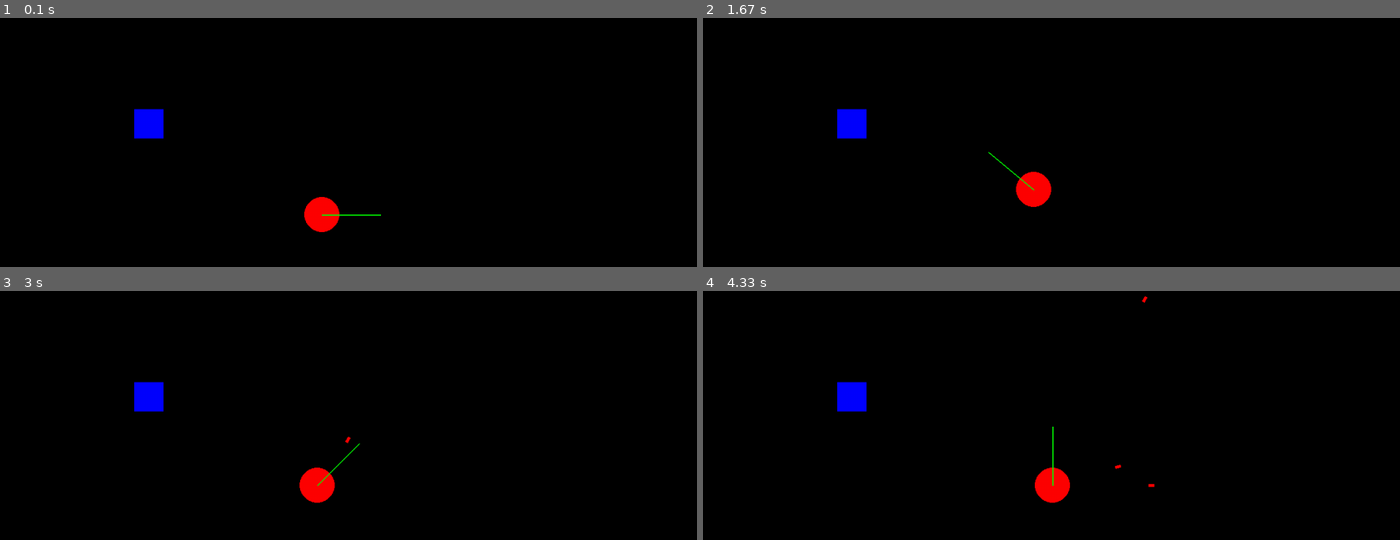
Above: before the commit, frames 1-4 (two rows, left to right).
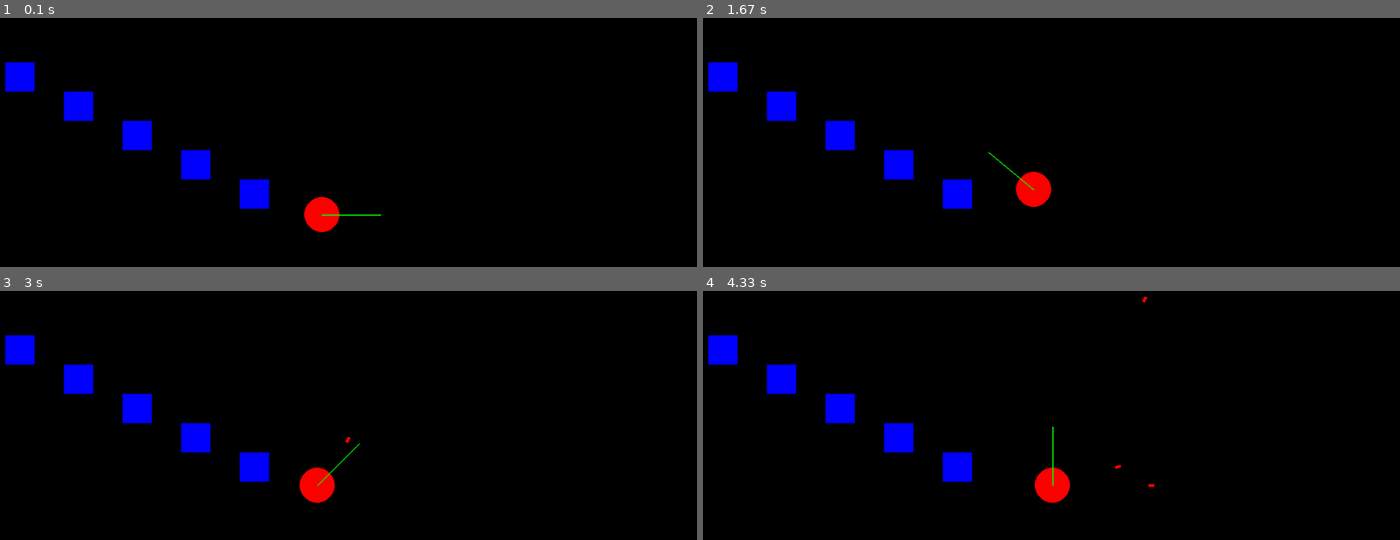
Above: after the commit, the same moments.

Repository: sprout88/pygame_shooting
Game: pygame game, started from keyboard_controlled_instance.py
The game is run twice, just before and just after one commit, with the same random seed, the same clock (stepped at 60 frames per second) and the same inputs.
Inputs:
- Up to frame 1 (0.1 s): no input
- Up to frame 2 (1.67 s): hold Right 0.33-0.8 s; hold Up 0.83-1.13 s; hold Right 1.17-1.63 s
- Up to frame 3 (3 s): hold Left 1.67-2.2 s; hold Down 2.23-2.53 s; tap Space at 2.57, 2.97 s; hold Left from 2.9 s (still down)
- Up to frame 4 (4.33 s): tap Space at 3.27, 3.4, 3.8, 4.1 s; release Left at 3.3 s; hold Up 3.33-3.7 s; hold Right from 3.73 s (still down)

The runs differ from the first frame. In frame 1, 2.7% of the frame differs, in the area x 0-39%, y 17-77%; in frame 2, 2.7%; in frame 3, 2.7%; in frame 4, 2.7%.

Commit message:
feat multiple wall by map

Diff:
--- a/keyboard_controlled_instance.py
+++ b/keyboard_controlled_instance.py
@@ -37,9 +37,31 @@
 player_centerx = SCREEN_WIDTH // 2
 player_centery = SCREEN_HEIGHT // 2
 
-# 벽 설정
+# 벽을 관리하는 Map 클래스
+class Map:
+    def __init__(self, walls):
+        self.walls = walls  # 벽의 좌표와 크기를 포함한 리스트
+
+    def draw(self, surface):
+        for wall in self.walls:
+            pygame.draw.rect(surface, BLUE, wall)
+
+    def check_collision(self, rect):
+        for wall in self.walls:
+            if rect.colliderect(wall):
+                return True
+        return False
+
+# 벽 배열 설정
 wall_size = 50
-wall_rect = pygame.Rect(SCREEN_WIDTH // 4, SCREEN_HEIGHT // 4, wall_size, wall_size)
+walls = [
+    pygame.Rect(100, 100, wall_size, wall_size),
+    pygame.Rect(200, 150, wall_size, wall_size),
+    pygame.Rect(300, 200, wall_size, wall_size),
+    pygame.Rect(400, 250, wall_size, wall_size),
+    pygame.Rect(500, 300, wall_size, wall_size),
+]
+game_map = Map(walls)
 
 # 총알 그래픽 설정
 def draw_rotated_bullet(surface, color, center, width, height, angle):
@@ -49,10 +71,6 @@
     rotated_bullet = pygame.transform.rotate(bullet_surface, -angle)
     rotated_rect = rotated_bullet.get_rect(center=center)
     surface.blit(rotated_bullet, rotated_rect.topleft)
-
-def check_collision(rect1, rect2):
-    """두 사각형이 충돌하는지 검사합니다."""
-    return rect1.colliderect(rect2)
 
 # 게임 루프 변수
 running = True
@@ -92,7 +110,7 @@
 
     # 플레이어의 충돌 검사 및 위치 업데이트
     new_player_rect = pygame.Rect(new_player_centerx - player_radius, new_player_centery - player_radius, player_radius * 2, player_radius * 2)
-    if not check_collision(new_player_rect, wall_rect):
+    if not game_map.check_collision(new_player_rect):
         player_centerx = new_player_centerx
         player_centery = new_player_centery
 
@@ -116,6 +134,9 @@
     # 화면 업데이트
     screen.fill(BLACK)
 
+    # 맵 그리기
+    game_map.draw(screen)
+
     # 플레이어 원 그리기
     pygame.draw.circle(screen, RED, (int(player_centerx), int(player_centery)), player_radius)
 
@@ -129,9 +150,6 @@
     for bullet_rect, _, bullet_angle in bullets:
         draw_rotated_bullet(screen, RED, bullet_rect.center, bullet_width, bullet_height, bullet_angle)
 
-    # 벽 그리기
-    pygame.draw.rect(screen, BLUE, wall_rect)
-
     pygame.display.flip()
     clock.tick(30)
 
